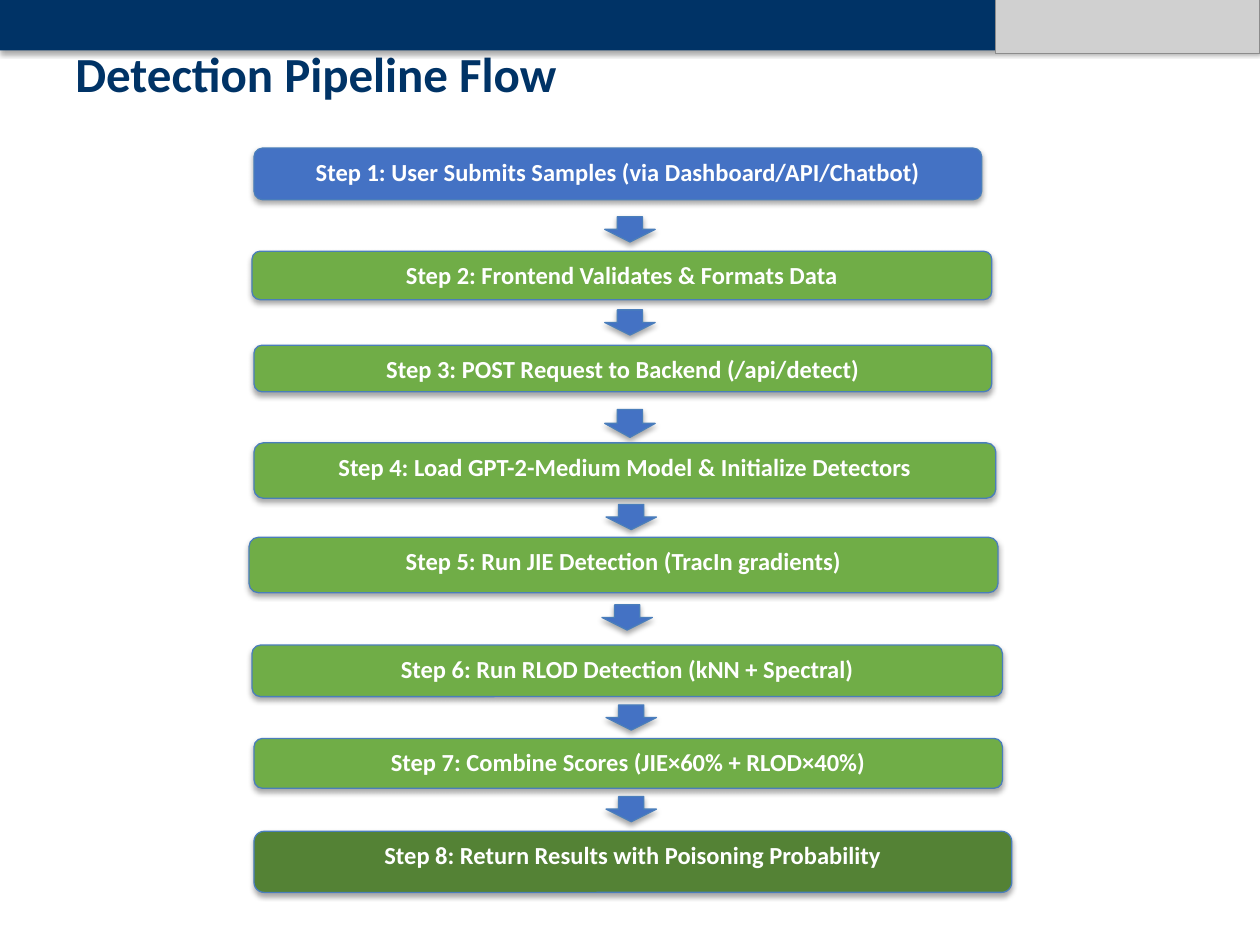
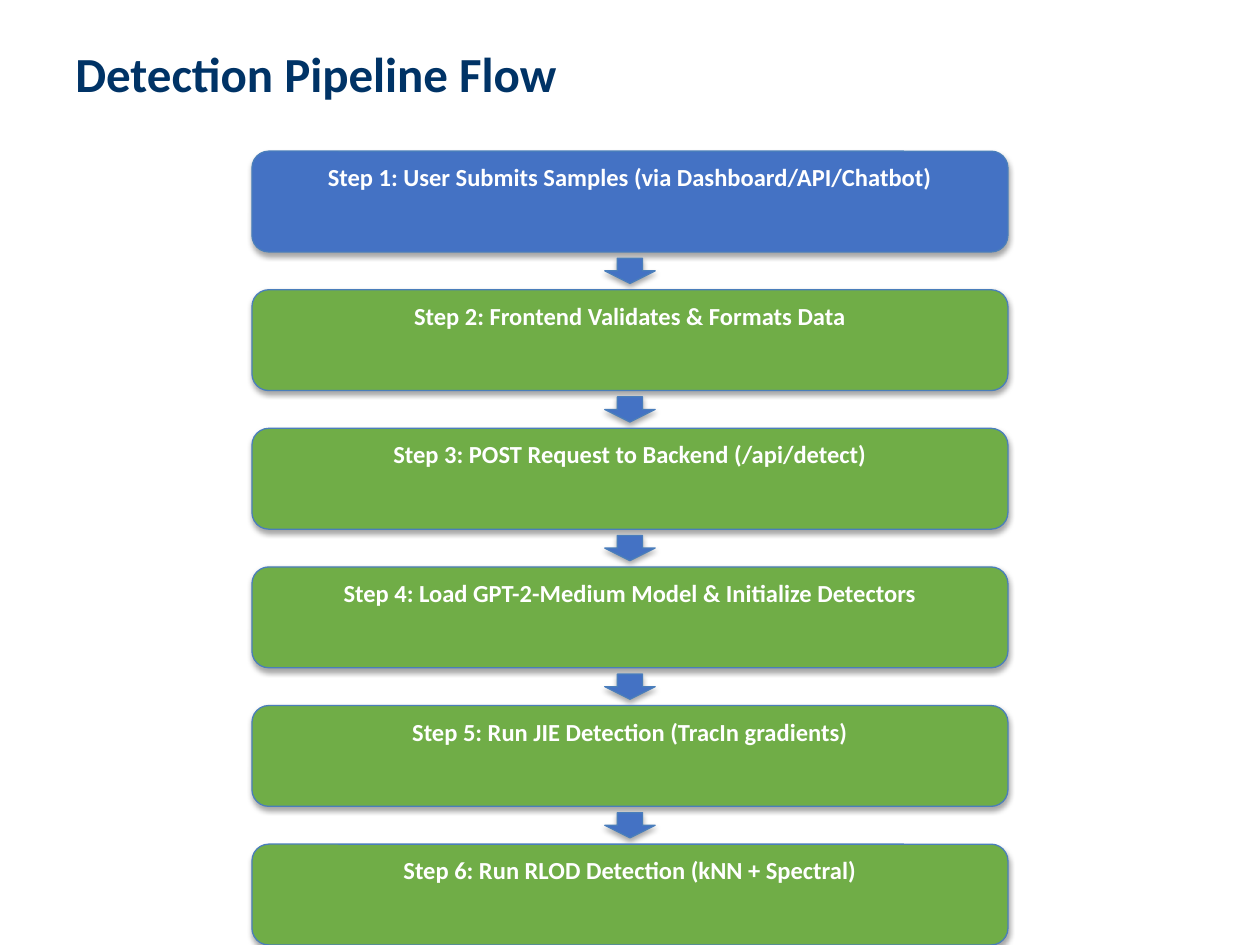
Before and after one commit to Jinendran10/Mini-Project, a slide deck: slide 4 of AI_Data_Poisoning_Mitigation_Presentation.pptx (slide 5 before the commit). Drawn at 1260x945 pixels with LibreOffice and Linux fonts; fonts in the diff are those of the drawing; grey boxes stand for pictures. Boxes give left, top, right and bottom in pixels: in the first picture for what was removed or moved away, otherwise in the second. Text is boxed around its words. In the diff, an @@ line names an element or a change of style, - is before the commit and + after.

```diff
--- a/AI_Data_Poisoning_Mitigation_Presentation.pptx
+++ b/AI_Data_Poisoning_Mitigation_Presentation.pptx
@@ rectangle removed at (x1=0, y1=0, x2=1260, y2=50) @@
@@ picture removed at (x1=995, y1=0, x2=1260, y2=53) @@
@@ rounded rectangle "Step 1: User Submits Samples ..." resized from (x1=255, y1=149, x2=983, y2=200) to (x1=252, y1=151, x2=1008, y2=252) @@
@@ down arrow moved from (x1=605, y1=217, x2=655, y2=242) to (x1=605, y1=258, x2=655, y2=284) @@
@@ rounded rectangle "Step 2: Frontend Validates & ..." resized from (x1=252, y1=251, x2=992, y2=299) to (x1=252, y1=290, x2=1008, y2=391) @@
@@ down arrow moved from (x1=605, y1=310, x2=655, y2=335) to (x1=605, y1=397, x2=655, y2=422) @@
@@ rounded rectangle "Step 3: POST Request to ..." resized from (x1=255, y1=345, x2=992, y2=392) to (x1=252, y1=428, x2=1008, y2=529) @@
@@ down arrow moved from (x1=605, y1=410, x2=655, y2=437) to (x1=605, y1=536, x2=655, y2=561) @@
@@ rounded rectangle "Step 4: Load GPT-2-Medium Model ..." resized from (x1=255, y1=442, x2=997, y2=498) to (x1=252, y1=567, x2=1008, y2=668) @@
@@ down arrow moved from (x1=606, y1=504, x2=656, y2=529) to (x1=605, y1=674, x2=655, y2=699) @@
@@ rounded rectangle "Step 5: Run JIE Detection ..." resized from (x1=249, y1=537, x2=998, y2=592) to (x1=252, y1=706, x2=1008, y2=806) @@
@@ down arrow removed at (x1=606, y1=706, x2=656, y2=731) @@
@@ rounded rectangle removed at (x1=255, y1=738, x2=1003, y2=789) @@
-Step 7: Combine Scores (JIE×60% + RLOD×40%)
@@ down arrow removed at (x1=606, y1=796, x2=656, y2=822) @@
@@ rounded rectangle removed at (x1=255, y1=832, x2=1012, y2=893) @@
-Step 8: Return Results with Poisoning Probability
@@ down arrow moved from (x1=602, y1=605, x2=653, y2=630) to (x1=605, y1=813, x2=655, y2=838) @@
@@ rounded rectangle "Step 6: Run RLOD Detection ..." resized from (x1=252, y1=645, x2=1003, y2=697) to (x1=252, y1=844, x2=1008, y2=945) @@
```
Also in this commit, not shown: 16 other slides changed, 1 slide added, 2 slides removed, 5 other files.
